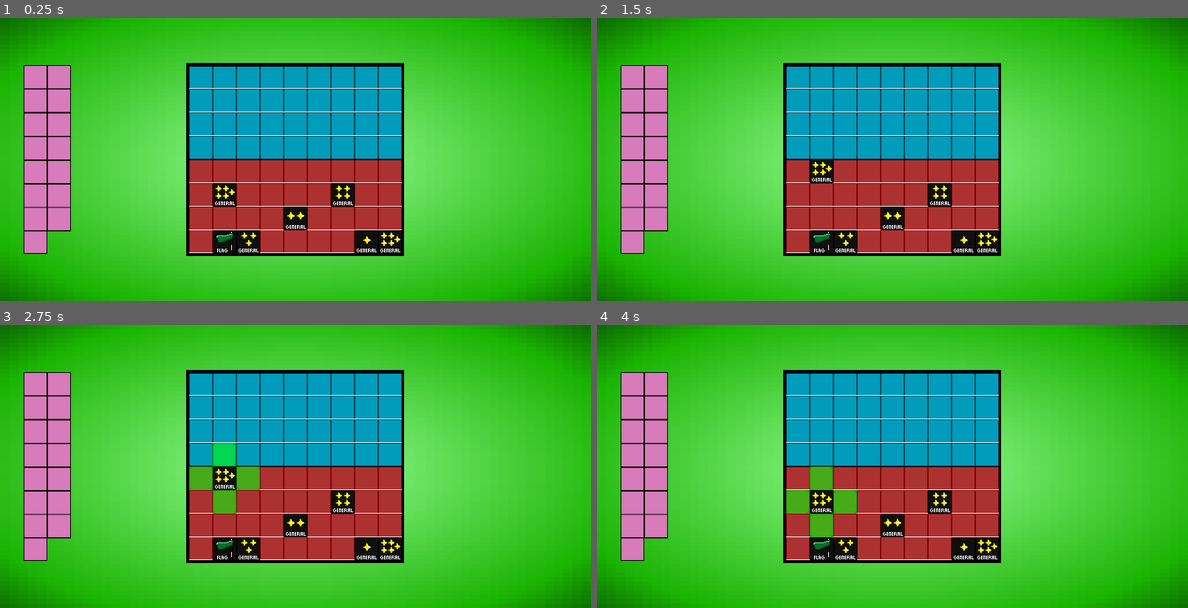
Above: before the commit, frames 1-4 (two rows, left to right).
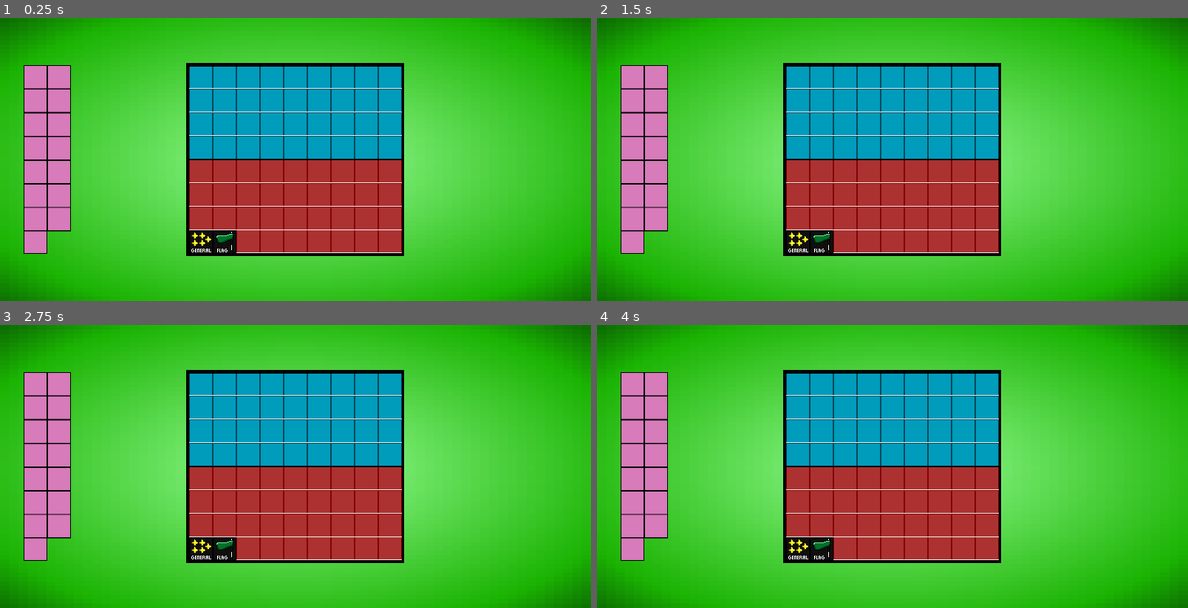
Above: after the commit, the same moments.

Repository: Forther04/Game-Of-The-Generals
Game: Godot game, scene res://Scene/Main.tscn
The game is run twice, just before and just after one commit, with the same random seed, the same clock (stepped at 60 frames per second) and the same inputs.
Inputs (mouse positions are in pixels of both pictures, inside the frame that each line leads up to):
- Up to frame 1 (0.25 s): no input
- Up to frame 2 (1.5 s): click (821, 193) at 0.52 s; click (821, 170) at 1.27 s
- Up to frame 3 (2.75 s): click (224, 477) at 2.02 s
- Up to frame 4 (4 s): click (821, 500) at 2.77 s; click (821, 500) at 3.52 s

The runs differ from the first frame. In frame 1, 2.3% of the frame differs, in the area x 32-68%, y 58-84%; in frame 2, 2.3%; in frame 3, 3.6%; in frame 4, 3.6%, in the area x 32-68%, y 50-84%.

Commit message:
Revert "Fully functional piece selector"
This reverts commit 1ed92239efb8e7f4ff064d6b591d1fb9fb0c9119.

Diff:
--- a/Scene/Main.tscn
+++ b/Scene/Main.tscn
@@ -90,6 +90,20 @@
 texture = ExtResource("1_jxr0l")
 expand_mode = 1
 
+[node name="Border" type="Sprite2D" parent="."]
+position = Vector2(799, 384)
+scale = Vector2(2.04861, 2.04687)
+texture = ExtResource("3_yqk3d")
+
+[node name="AreaBorder" type="Area2D" parent="Border"]
+collision_layer = 2
+collision_mask = 2
+
+[node name="Collition" type="CollisionPolygon2D" parent="Border/AreaBorder"]
+position = Vector2(-142.536, -127.023)
+build_mode = 1
+polygon = PackedVector2Array(1.46474, 0.976894, 0.976608, 253.069, 285.072, 252.581, 285.072, 0.488342)
+
 [node name="Control" type="Control" parent="."]
 layout_mode = 1
 anchor_left = 0.32
@@ -102,53 +116,17 @@
 grow_horizontal = 2
 grow_vertical = 2
 metadata/_edit_use_anchors_ = true
-metadata/_edit_lock_ = true
 
 [node name="TileMapLayer" type="TileMapLayer" parent="Control"]
 scale = Vector2(2, 2)
 tile_map_data = PackedByteArray("AAAIAAYAAAAAAAMAAAAHAAYAAAAAAAMAAAAGAAYAAAAAAAMAAAAFAAYAAAAAAAMAAAAEAAYAAAAAAAMAAAADAA …(1072 unchanged characters)…
 tile_set = SubResource("TileSet_x8qny")
-metadata/_edit_lock_ = true
 
-[node name="Pieces" type="Node2D" parent="."]
+[node name="Black Pieces" type="Node" parent="."]
 
-[node name="Border" type="Sprite2D" parent="Pieces"]
-position = Vector2(799, 384)
-scale = Vector2(2.04861, 2.04687)
-texture = ExtResource("3_yqk3d")
-
-[node name="AreaBorder" type="Area2D" parent="Pieces/Border"]
-collision_layer = 2
-collision_mask = 2
-
-[node name="Collition" type="CollisionPolygon2D" parent="Pieces/Border/AreaBorder"]
-position = Vector2(-142.536, -127.023)
-build_mode = 1
-polygon = PackedVector2Array(1.46474, 0.976894, 0.976608, 253.069, 285.072, 252.581, 285.072, 0.488342)
-
-[node name="Black" parent="Pieces" instance=ExtResource("4_bwtr0")]
-position = Vector2(608, 480)
-pieces = 1
-
-[node name="Black2" parent="Pieces" instance=ExtResource("4_bwtr0")]
+[node name="Flag2" parent="." instance=ExtResource("4_bwtr0")]
 position = Vector2(608, 608)
 
-[node name="Black3" parent="Pieces" instance=ExtResource("4_bwtr0")]
-position = Vector2(928, 480)
-pieces = 2
-
-[node name="Black4" parent="Pieces" instance=ExtResource("4_bwtr0")]
-position = Vector2(672, 608)
-pieces = 3
-
-[node name="Black5" parent="Pieces" instance=ExtResource("4_bwtr0")]
-position = Vector2(800, 544)
-pieces = 4
-
-[node name="Black6" parent="Pieces" instance=ExtResource("4_bwtr0")]
-position = Vector2(992, 608)
-pieces = 5
-
-[node name="Black7" parent="Pieces" instance=ExtResource("4_bwtr0")]
-position = Vector2(1056, 608)
+[node name="Flag" parent="." instance=ExtResource("4_bwtr0")]
+position = Vector2(544, 608)
 pieces = 1
--- a/Scene/Pieces/Black/Black_Piece.tscn
+++ b/Scene/Pieces/Black/Black_Piece.tscn
@@ -58,16 +58,12 @@
 [sub_resource type="RectangleShape2D" id="RectangleShape2D_p61ox"]
 size = Vector2(30, 30)
 
-[node name="Black" type="Sprite2D" node_paths=PackedStringArray("right_area", "left_area", "top_area", "bottom_area") groups=["black_piece"]]
+[node name="Flag" type="Sprite2D" groups=["black_piece"]]
 scale = Vector2(2, 2)
 texture = ExtResource("1_m3crr")
 region_enabled = true
 region_rect = Rect2(170, 0, 32, 32)
 script = ExtResource("2_s1w6r")
-right_area = NodePath("Choices/Right/Right")
-left_area = NodePath("Choices/Left/Left")
-top_area = NodePath("Choices/Top/TOp")
-bottom_area = NodePath("Choices/Bottom/BOttom")
 
 [node name="Main" type="Button" parent="."]
 anchors_preset = 15
@@ -94,7 +90,6 @@
 metadata/_edit_use_anchors_ = true
 
 [node name="Choices" type="Node2D" parent="."]
-visible = false
 
 [node name="Top" type="Button" parent="Choices"]
 offset_left = -16.0
--- a/Script/Black Pieces/Black.gd
+++ b/Script/Black Pieces/Black.gd
@@ -2,28 +2,17 @@
 
 
 @export var pieces : piece
-@export var right_area : Area2D
-@export var left_area : Area2D
-@export var top_area : Area2D
-@export var bottom_area : Area2D
 var off : bool = false
 var black_piece_area
-var check_timer = 0.0
-@export var check_interval = 0.2
-
 enum piece {Flag,General_5,General_4,General_3,General_2,General_1}
 
 
 func _process(delta: float) -> void:
 	change_piece()
-	check_timer += delta
+	overlapping()
 	if Global.piece != $".".name: #Check if a new piece is selected and hide the previous one
 		$Choices.hide()
 		off = false
-	if check_timer >= check_interval:
-		check_timer = 0
-		overlapping()
-
 
 func change_piece(): #Changes the piece type
 	if pieces == 0:
@@ -57,48 +46,23 @@
 		off = false
 
 func overlapping():
-	var right = right_area.get_overlapping_areas()
-	var left = left_area.get_overlapping_areas()
-	var top = top_area.get_overlapping_areas()
-	var bottom = bottom_area.get_overlapping_areas()
-
 	var black = $Black
 	if $Choices/Top/TOp.overlaps_area($"../Border/AreaBorder"):
 		$Choices/Top.hide()
 	else:
 		$Choices/Top.show()
-	if bottom_area.overlaps_area($"../Border/AreaBorder"):
+	if $Choices/Bottom/BOttom.overlaps_area($"../Border/AreaBorder"):
 		$Choices/Bottom.hide()
 	else:
 		$Choices/Bottom.show()
-	if left_area.overlaps_area($"../Border/AreaBorder"):
+	if $Choices/Left/Left.overlaps_area($"../Border/AreaBorder"):
 		$Choices/Left.hide()
 	else:
 		$Choices/Left.show()
-	if right_area.overlaps_area($"../Border/AreaBorder"):
+	if $Choices/Right/Right.overlaps_area($"../Border/AreaBorder"):
 		$Choices/Right.hide()
 	else:
 		$Choices/Right.show()
-
-	for area in right:
-		if area.is_in_group("Black_Area"):
-			if right_area.overlaps_area(area):
-				$Choices/Right.hide()
-	for area in left:
-		if area.is_in_group("Black_Area"):
-			if left_area.overlaps_area(area):
-				$Choices/Left.hide()
-	for area in top:
-		if area.is_in_group("Black_Area"):
-			if top_area.overlaps_area(area):
-				$Choices/Top.hide()
-	for area in bottom:
-		if area.is_in_group("Black_Area"):
-			if bottom_area.overlaps_area(area):
-				$Choices/Bottom.hide()
-
-
-
 
 
 func _on_top_pressed() -> void:
